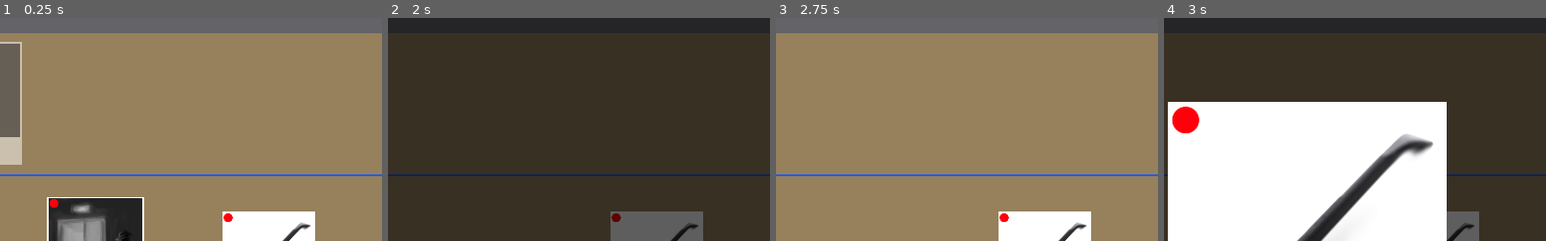
Above: before the commit, frames 1-4 (left to right).
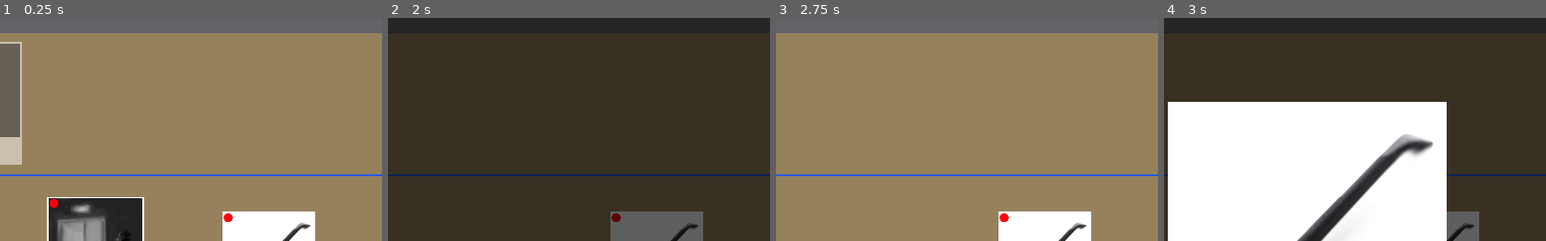
Above: after the commit, the same moments.

Repository: IanWark/VGADGameJamWinter2019
Game: Godot game, scene res://scenes/game_screen.tscn
Two runs of this game, one before a commit and one after it. Both use one fixed random seed, a clock stepped at 60 frames per second and the inputs below.
Inputs (mouse positions are % of the whole screen's width and height, from its top left):
- Up to frame 1 (0.25 s): no input
- Up to frame 2 (2 s): tap Enter at 0.5 s; move the mouse to (12, 19) at 0.52 s; press the mouse at (12, 19) at 0.53 s; tap Space at 1.25 s; move the mouse to (28, 19) at 1.27 s; release the mouse at (28, 19) at 1.28 s; right-click (28, 19) at 1.35 s
- Up to frame 3 (2.75 s): tap Enter at 2 s; move the mouse to (21, 53) at 2.02 s; press the mouse at (21, 53) at 2.03 s
- Up to frame 4 (3 s): tap Space at 2.75 s; move the mouse to (66, 54) at 2.77 s; release the mouse at (66, 54) at 2.78 s; right-click (66, 54) at 2.85 s
The pictures show only the part of the screen within x 31-81%, y 0-50%; the shares and areas given below are measured in that part.

Frames 1-3 are identical in both runs. In frame 4, 0.7% of the frame differs, in the area x 2-10%, y 39-52%.
Error before the commit: Attempt to call function 'hide' in base 'null instance' on a null instance. (res://scripts/events/event_1_unknown.gd:30)

Commit message:
Fix pin reference

Diff:
--- a/scenes/game_screen.tscn
+++ b/scenes/game_screen.tscn
@@ -30,7 +30,7 @@
 gradient = SubResource( 3 )
 width = 2048
 
-[node name="Main" type="Node" index="0"]
+[node name="Main" type="Node"]
 
 script = ExtResource( 1 )
 _sections_unfolded = [ "Margin" ]
--- a/scripts/draggable.gd
+++ b/scripts/draggable.gd
@@ -17,7 +17,7 @@
 # Must be set to match for each inherited object
 var scene = null
 
-onready var pin = $Pin
+onready var pin = $pin
 onready var area = $Area2D
 onready var main = get_tree().get_root().get_node("Main")
 
